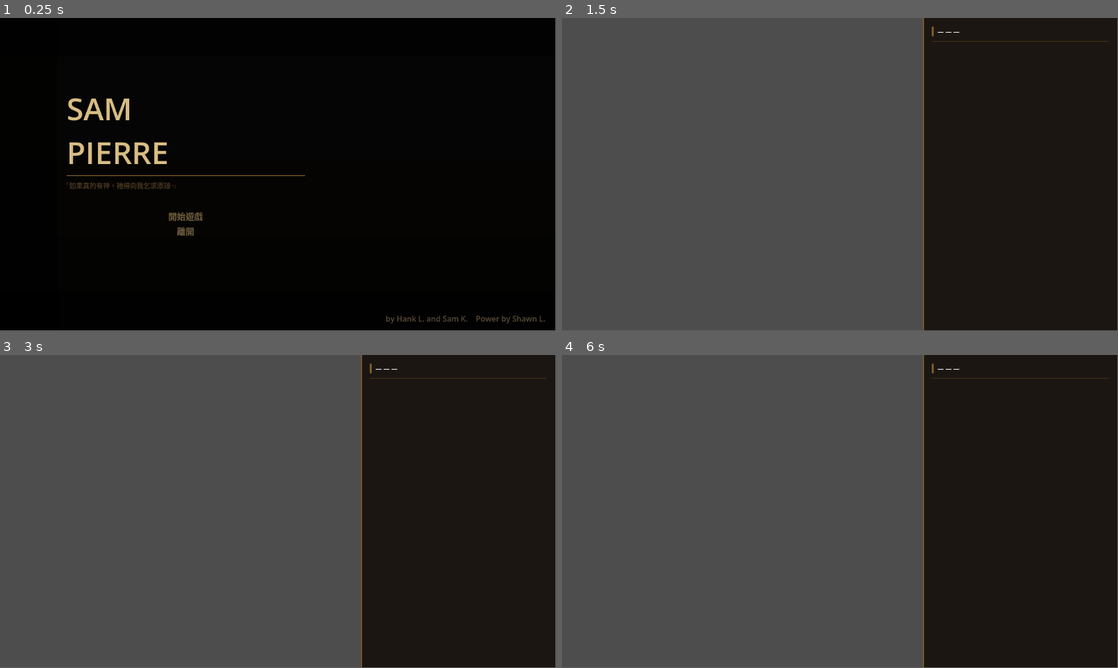
Above: before the commit, frames 1-4 (two rows, left to right).
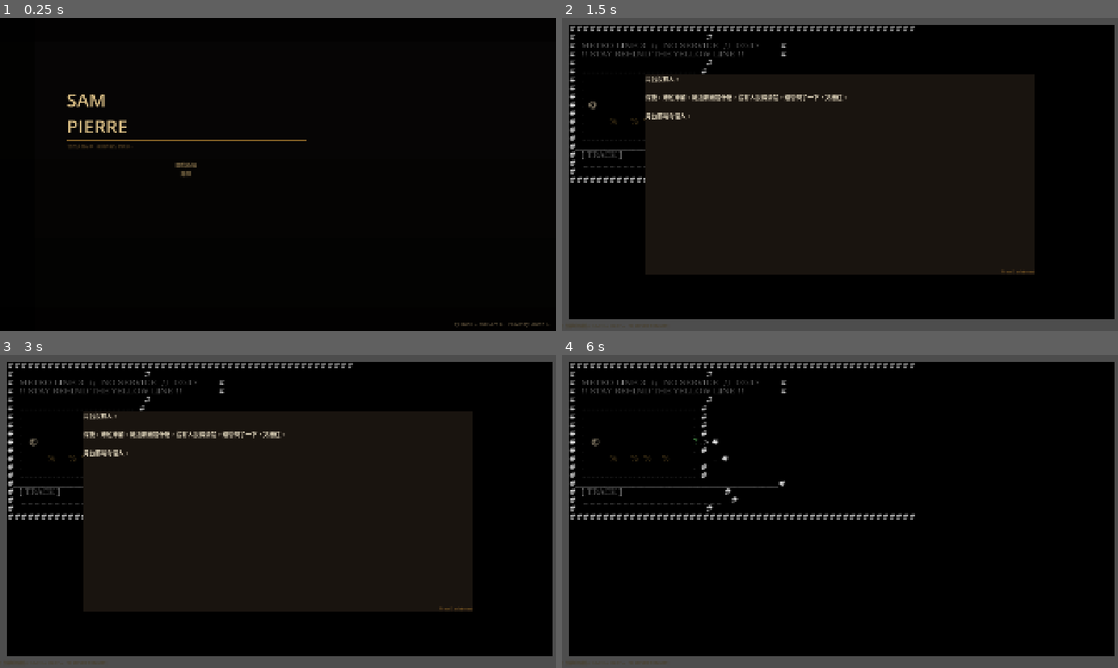
Above: after the commit, the same moments.

Repository: hankforgamedev/SamPierreAtGodot
Game: Godot game, scene res://scenes/StartScreen.tscn
Same seed, same stepped clock (60 frames per second), same inputs: the game is played once before the commit and once after it.
Inputs (mouse positions are in pixels of both pictures, inside the frame that each line leads up to):
- Up to frame 1 (0.25 s): no input
- Up to frame 2 (1.5 s): click "開始遊戲" at 0.5 s; tap E (interact) at 1.25 s; move the mouse to (962, 158) at 1.27 s; hold D (move_right) from 1.28 s (still down); hold E (interact) from 1.28 s (still down); click (962, 158) at 1.42 s
- Up to frame 3 (3 s): tap W (jump) at 1.52, 2.27 s; move the mouse to (166, 527) at 2.02 s; release E (interact) at 2.03 s; tap Space at 2.1 s; tap E (interact) at 2.75 s; move the mouse to (333, 442) at 2.77 s; release D (move_right) at 2.78 s; hold A (move_left) from 2.78 s (still down); hold E (interact) from 2.78 s (still down)
- Up to frame 4 (6 s): move the mouse to (812, 574) at 3.52 s; release A (move_left) at 3.53 s; release E (interact) at 3.53 s; hold D (move_right) 3.53-5.03 s; tap Space at 3.6, 5.1 s; click (812, 574) at 3.67 s; tap W (jump) at 3.77, 4.52, 5.27 s; tap E (interact) at 4.25 s; move the mouse to (1006, 558) at 4.27 s; hold E (interact) 4.28-5.03 s; move the mouse to (673, 464) at 5.02 s; hold A (move_left) 5.03-5.78 s; move the mouse to (867, 511) at 5.77 s; hold D (move_right) from 5.78 s (still down); hold E (interact) from 5.78 s (still down); click (867, 511) at 5.92 s
The window is 799x449 before the commit and 800x450 after it. Grey fills any space a smaller window leaves; there, only what the larger window draws over its background counts as a difference.

The runs differ from the first frame. In frame 1, 2.5% of the frame differs, in the area x 12-99%, y 24-99%; in frame 2, 81%; in frame 3, 81%; in frame 4, 94%, in the area x 1-100%, y 0-100%.
Error before the commit: Parse Error: Could not resolve class "AsciiLevelBase". (res://scripts/StationLevel.gd:1)

Commit message:
fix bug; change screen size

Diff:
--- a/project.godot
+++ b/project.godot
@@ -57,6 +57,14 @@
 
 3d/physics_engine="Jolt Physics"
 
+[display]
+
+window/size/viewport_width=1920
+window/size/viewport_height=1080
+window/size/resizable=true
+window/stretch/mode="canvas_items"
+window/stretch/aspect="expand"
+
 [rendering]
 
 rendering_device/driver.windows="d3d12"
--- a/scenes/StartScreen.tscn
+++ b/scenes/StartScreen.tscn
@@ -7,6 +7,8 @@
 anchors_preset = 15
 anchor_right = 1.0
 anchor_bottom = 1.0
+grow_horizontal = 2
+grow_vertical = 2
 script = ExtResource("1")
 
 [node name="BG" type="Control" parent="." unique_id=1431986414]
--- a/scripts/AsciiLevelBase.gd
+++ b/scripts/AsciiLevelBase.gd
@@ -1,5 +1,5 @@
+class_name AsciiLevelBase
 extends Control
-class_name AsciiLevelBase
 
 # ── Wall symbols (block movement) ─────────────────────────
 const WALL_SYMS := ["#", "I", "|"]
@@ -275,7 +275,7 @@
 
 func _try_interact_object() -> bool:
 	for dir in [Vector2i(1,0), Vector2i(-1,0), Vector2i(0,1), Vector2i(0,-1)]:
-		var chk := _player_pos + dir
+		var chk: Vector2i = _player_pos + dir
 		if chk in _objects:
 			var obj := _objects[chk] as Dictionary
 			_show_panel_text(obj.get("text", ""))
